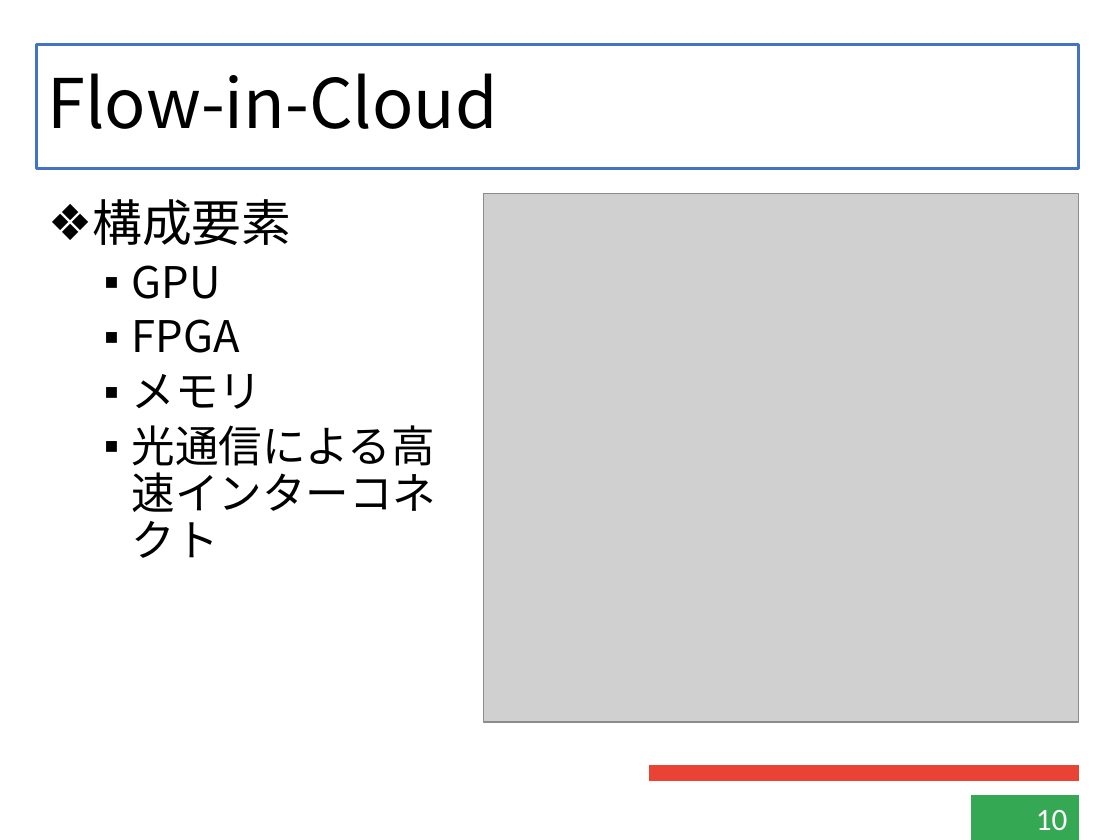
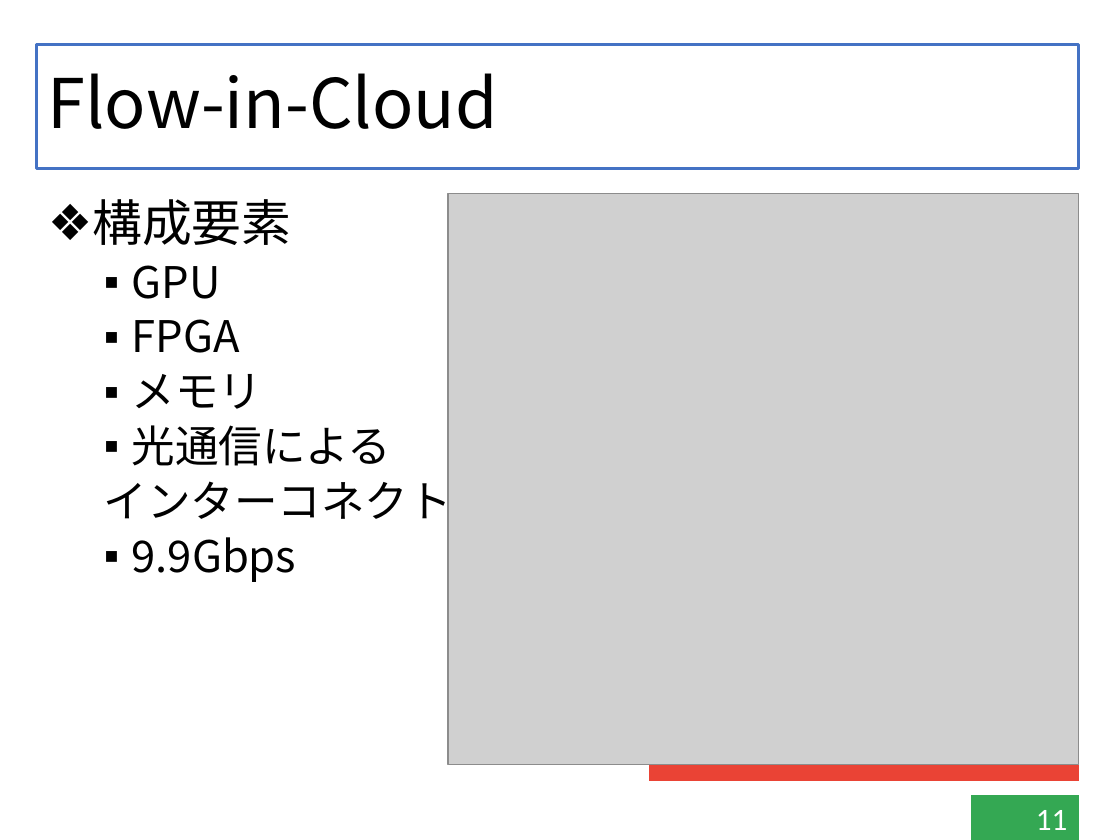
Before and after one commit to kensuke-iizuka/thesis, a slide deck: slide 11 of slide/graduate.pptx (slide 10 before the commit). Drawn at 1120x840 pixels with LibreOffice and Linux fonts; fonts in the diff are those of the drawing; grey boxes stand for pictures. Boxes give left, top, right and bottom in pixels: in the first picture for what was removed or moved away, otherwise in the second. Text is boxed around its words. In the diff, an @@ line names an element or a change of style, - is before the commit and + after.

```diff
--- a/slide/graduate.pptx
+++ b/slide/graduate.pptx
@@ picture: place and size @@
-picture at [484, 194, 1079, 722]
+picture at [448, 194, 1079, 765]
@@ text at [104, 425, 452, 582]: text changed @@
-  ▪ 光通信による高速インターコネクト
+  ▪ 光通信による
+  インターコネクト
+  ▪ 9.9Gbps
@@ page number at [1036, 810, 1068, 830]: text changed @@
-10
+11
```
Also in this commit, not shown: 15 other slides changed, 4 slides added, 8 other files.
